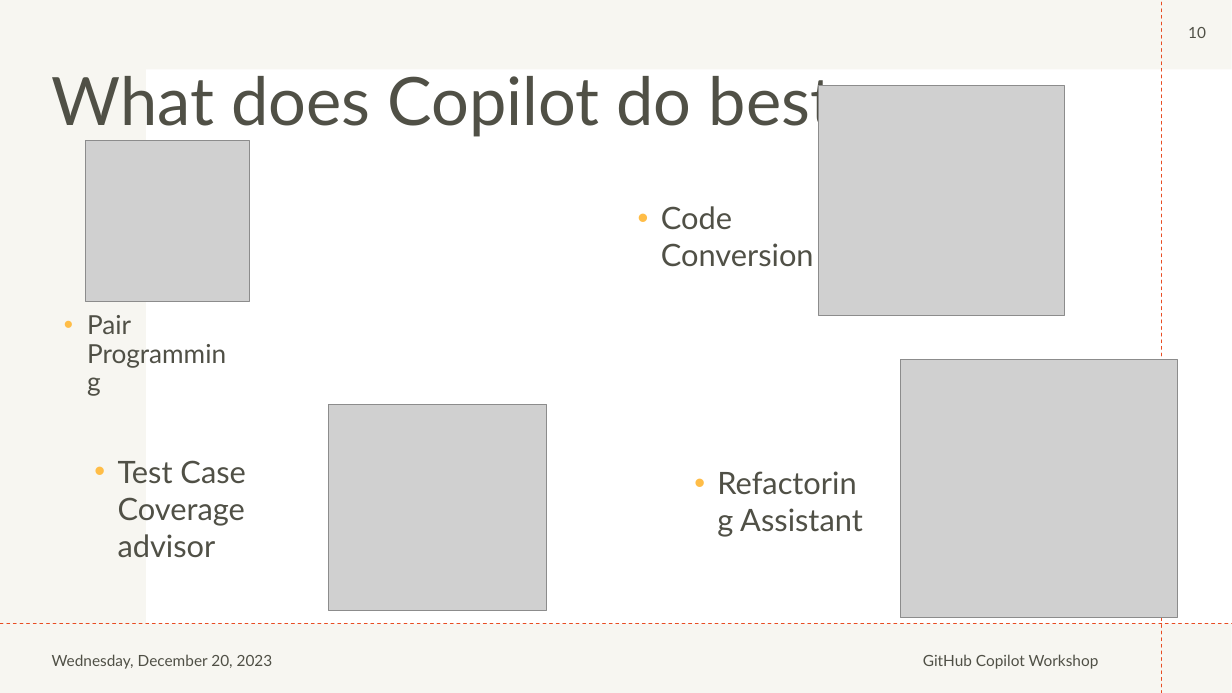
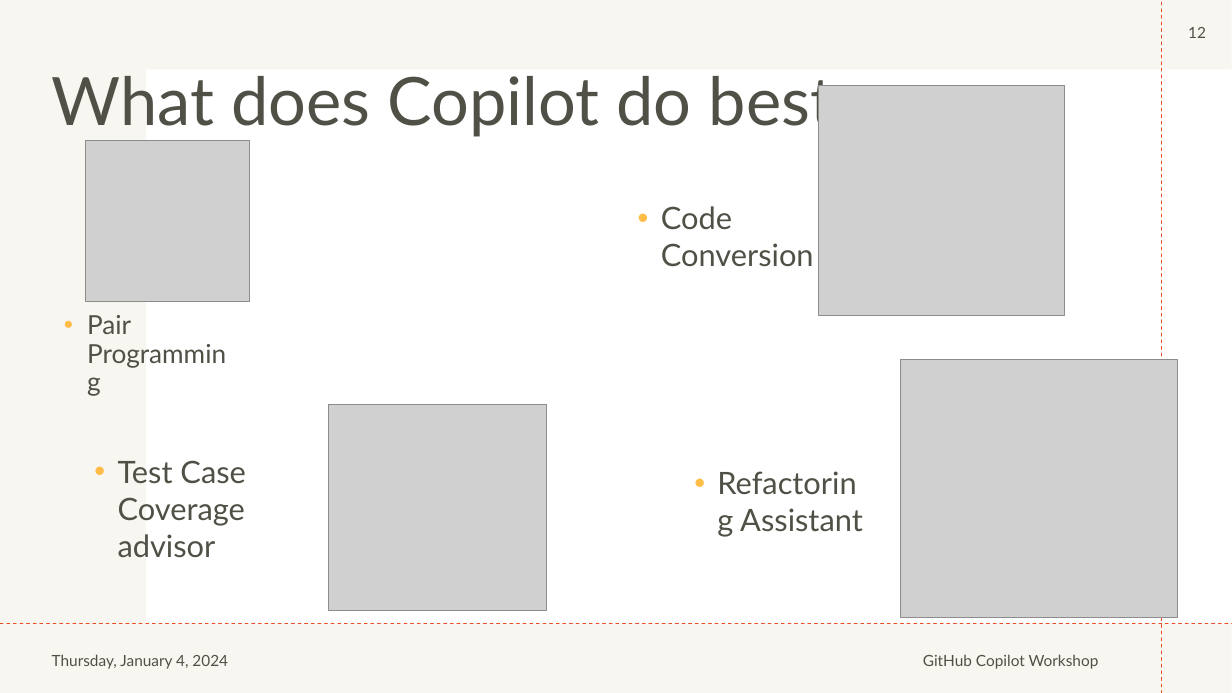
Before and after one commit to johndohoneyjr/CoPilot-Lab-Files, a slide deck: slide 12 of symphony - CoPilot.pptx (slide 10 before the commit). Drawn at 1232x693 pixels with LibreOffice and Linux fonts; fonts in the diff are those of the drawing; grey boxes stand for pictures. Boxes give left, top, right and bottom in pixels: in the first picture for what was removed or moved away, otherwise in the second. Text is boxed around its words. In the diff, an @@ line names an element or a change of style, - is before the commit and + after.

```diff
--- a/symphony - CoPilot.pptx
+++ b/symphony - CoPilot.pptx
@@ page number at [1188,27,1206,38]: text changed @@
-10
+12
@@ text at [52,654,228,669]: text changed @@
-Wednesday, December 20, 2023
+Thursday, January 4, 2024
```
Also in this commit, not shown: 9 other slides changed, 3 slides added, 1 other file.
